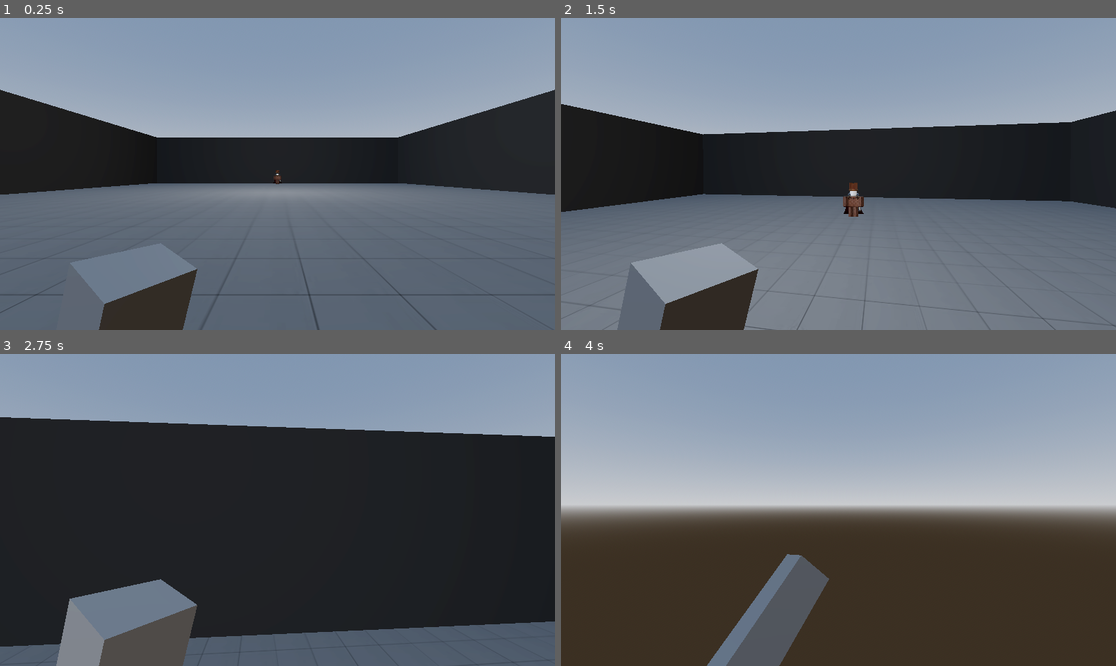
Above: before the commit, frames 1-4 (two rows, left to right).
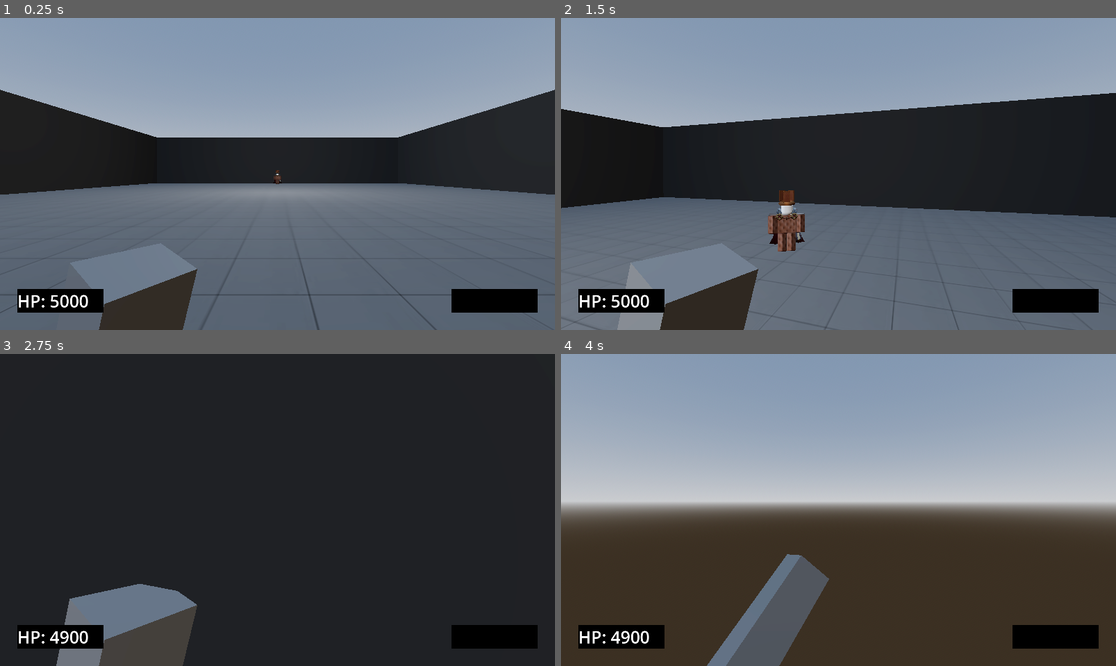
Above: after the commit, the same moments.

Repository: fantasticyeyplustiger/fantastic-boss-fight
Game: Godot game, scene res://Level/Level.tscn
Same seed, same stepped clock (60 frames per second), same inputs: the game is played once before the commit and once after it.
Inputs (mouse positions are in pixels of both pictures, inside the frame that each line leads up to):
- Up to frame 1 (0.25 s): no input
- Up to frame 2 (1.5 s): tap Enter at 0.5 s; move the mouse to (866, 174) at 0.52 s; hold W (up) from 0.53 s (still down); tap F (parry) at 0.6 s; tap Space (jump) at 0.77 s; move the mouse to (810, 174) at 1.27 s; tap Shift (dash) at 1.35 s
- Up to frame 3 (2.75 s): keep holding W (up); tap Space (jump) at 1.52 s; tap F (parry) at 1.55, 2.1 s; move the mouse to (288, 503) at 2.02 s
- Up to frame 4 (4 s): keep holding W (up); move the mouse to (832, 516) at 2.77 s; tap F (parry) at 2.85, 3.8 s; tap Space (jump) at 3.02, 3.77 s; move the mouse to (877, 513) at 3.52 s; hold Shift (dash) from 3.53 s (still down)

The runs differ from the first frame. In frame 1, 2.3% of the frame differs, in the area x 3-97%, y 86-95%; in frame 2, 16%; in frame 3, 33%, in the area x 0-100%, y 0-100%; in frame 4, 5.5%.

Commit message:
gui + shockwave fix

Diff:
--- a/fantastic-boss-fight/Boss/Boss.gd
+++ b/fantastic-boss-fight/Boss/Boss.gd
@@ -93,8 +93,8 @@
 	# ATTACK will no longer hit PLAYER
 	$AirChargePath/Hitbox.set_deferred("disabled", true)
 
+	SpawnObject.air_shockwave(global_position, global_rotation + Vector3(deg_to_rad(90.0), 0.0, 0.0))
 	global_position = target_position
-	SpawnObject.air_shockwave(target_position, global_rotation - Vector3(90.0, 0.0, 0.0))
 
 	walk_cooldown.start(0.2)
 	attack_cd_timer.start(0.25)
@@ -137,6 +137,7 @@
 	$Animations.play("charge")
 	await get_tree().create_timer(0.6).timeout
 	# ATTACK can now hit the PLAYER
+	SpawnObject.air_shockwave(global_position, global_rotation + Vector3(deg_to_rad(90.0), 0.0, 0.0))
 	charge_hitbox.set_deferred("disabled", false)
 	$ChargeLanding/LandingHitbox.set_deferred("disabled", false)
 
--- /dev/null
+++ b/fantastic-boss-fight/GUI/PlayerGUI.gd
@@ -0,0 +1,4 @@
+extends Control
+
+@onready var hp : Label = $MarginContainer/HealthContainer/Label
+@onready var parry : Label = $MarginContainer/ParryContainer/Label
--- /dev/null
+++ b/fantastic-boss-fight/GUI/PlayerGUI.tscn
@@ -0,0 +1,56 @@
+[gd_scene load_steps=2 format=3 uid="uid://15asvdbdowoj"]
+
+[ext_resource type="Script" uid="uid://3kifdeaxlnvs" path="res://GUI/PlayerGUI.gd" id="1_nr326"]
+
+[node name="PlayerGUI" type="Control"]
+layout_mode = 3
+anchors_preset = 15
+anchor_right = 1.0
+anchor_bottom = 1.0
+grow_horizontal = 2
+grow_vertical = 2
+script = ExtResource("1_nr326")
+
+[node name="ColorRect" type="ColorRect" parent="."]
+layout_mode = 2
+offset_left = 60.0
+offset_top = 938.0
+offset_right = 358.0
+offset_bottom = 1020.0
+color = Color(0, 0, 0, 1)
+
+[node name="ColorRect2" type="ColorRect" parent="."]
+layout_mode = 2
+offset_left = 1562.0
+offset_top = 938.0
+offset_right = 1860.0
+offset_bottom = 1020.0
+color = Color(0, 0, 0, 1)
+
+[node name="MarginContainer" type="MarginContainer" parent="."]
+layout_mode = 0
+offset_right = 1920.0
+offset_bottom = 1080.0
+theme_override_constants/margin_left = 60
+theme_override_constants/margin_top = 30
+theme_override_constants/margin_right = 60
+theme_override_constants/margin_bottom = 60
+
+[node name="HealthContainer" type="HBoxContainer" parent="MarginContainer"]
+layout_mode = 2
+size_flags_horizontal = 0
+size_flags_vertical = 8
+
+[node name="Label" type="Label" parent="MarginContainer/HealthContainer"]
+layout_mode = 2
+theme_override_font_sizes/font_size = 59
+text = "HP : "
+
+[node name="ParryContainer" type="HBoxContainer" parent="MarginContainer"]
+layout_mode = 2
+size_flags_horizontal = 8
+size_flags_vertical = 8
+
+[node name="Label" type="Label" parent="MarginContainer/ParryContainer"]
+layout_mode = 2
+theme_override_font_sizes/font_size = 59
--- a/fantastic-boss-fight/Level/SpawnedObjects/AirShockwave.tscn
+++ b/fantastic-boss-fight/Level/SpawnedObjects/AirShockwave.tscn
@@ -8,6 +8,45 @@
 ring_segments = 16
 
 [sub_resource type="StandardMaterial3D" id="StandardMaterial3D_xlq6t"]
+
+[sub_resource type="Animation" id="Animation_xlq6t"]
+length = 0.001
+tracks/0/type = "value"
+tracks/0/imported = false
+tracks/0/enabled = true
+tracks/0/path = NodePath(".:transparency")
+tracks/0/interp = 1
+tracks/0/loop_wrap = true
+tracks/0/keys = {
+"times": PackedFloat32Array(0),
+"transitions": PackedFloat32Array(1),
+"update": 0,
+"values": [0.0]
+}
+tracks/1/type = "value"
+tracks/1/imported = false
+tracks/1/enabled = true
+tracks/1/path = NodePath(".:scale")
+tracks/1/interp = 1
+tracks/1/loop_wrap = true
+tracks/1/keys = {
+"times": PackedFloat32Array(0),
+"transitions": PackedFloat32Array(1),
+"update": 0,
+"values": [Vector3(1, 1, 1)]
+}
+tracks/2/type = "value"
+tracks/2/imported = false
+tracks/2/enabled = true
+tracks/2/path = NodePath(".:mesh:inner_radius")
+tracks/2/interp = 1
+tracks/2/loop_wrap = true
+tracks/2/keys = {
+"times": PackedFloat32Array(0),
+"transitions": PackedFloat32Array(1),
+"update": 0,
+"values": [0.6]
+}
 
 [sub_resource type="Animation" id="Animation_e5xt6"]
 resource_name = "shockwave"
@@ -48,45 +87,6 @@
 "values": [0.6, 0.85]
 }
 
-[sub_resource type="Animation" id="Animation_xlq6t"]
-length = 0.001
-tracks/0/type = "value"
-tracks/0/imported = false
-tracks/0/enabled = true
-tracks/0/path = NodePath(".:transparency")
-tracks/0/interp = 1
-tracks/0/loop_wrap = true
-tracks/0/keys = {
-"times": PackedFloat32Array(0),
-"transitions": PackedFloat32Array(1),
-"update": 0,
-"values": [0.0]
-}
-tracks/1/type = "value"
-tracks/1/imported = false
-tracks/1/enabled = true
-tracks/1/path = NodePath(".:scale")
-tracks/1/interp = 1
-tracks/1/loop_wrap = true
-tracks/1/keys = {
-"times": PackedFloat32Array(0),
-"transitions": PackedFloat32Array(1),
-"update": 0,
-"values": [Vector3(1, 1, 1)]
-}
-tracks/2/type = "value"
-tracks/2/imported = false
-tracks/2/enabled = true
-tracks/2/path = NodePath(".:mesh:inner_radius")
-tracks/2/interp = 1
-tracks/2/loop_wrap = true
-tracks/2/keys = {
-"times": PackedFloat32Array(0),
-"transitions": PackedFloat32Array(1),
-"update": 0,
-"values": [0.6]
-}
-
 [sub_resource type="AnimationLibrary" id="AnimationLibrary_q2kbe"]
 _data = {
 &"RESET": SubResource("Animation_xlq6t"),
--- a/fantastic-boss-fight/Level/SpawnedObjects/RightArm.gd
+++ b/fantastic-boss-fight/Level/SpawnedObjects/RightArm.gd
@@ -10,7 +10,7 @@
 func _physics_process(_delta: float) -> void:
 	if toward_player:
 		velocity = (Global.player_position - global_position) * 5.5
-		velocity.y += 0.8
+		velocity.y += 0.8 # Add 0.8 because that's where the CAMERA of the player is
 		look_at(Global.player_position)
 	else:
 		velocity = target_direction * 50.0
@@ -37,7 +37,7 @@
 		target_direction = Global.front_of_player - Global.player_position
 		look_at(target_direction)
 	else:
-		explode(Node3D.new())
+		explode(Node3D.new()) # Node3D doesn't actually do anything, it's only because of the signal used
 
 func explode(_body : Node3D) -> void:
 	if not already_hit:
@@ -46,8 +46,6 @@
 	$Explosion.visible = true
 	set_physics_process(false)
 	$Animation.play("explosion")
-	print("exploding")
 
 func destroy_self(_anim_name : StringName) -> void:
-	print("destroying self")
 	queue_free()
--- a/fantastic-boss-fight/Player.gd
+++ b/fantastic-boss-fight/Player.gd
@@ -2,7 +2,7 @@
 
 const JUMP_VELOCITY : float = 9.0
 const GRAVITY : float = 19.6
-const WALK_SPEED : float = 15.0
+const WALK_SPEED : float = 25.0
 const SPRINT_SPEED : float = 25.0
 
 var SENSITIVITY : float = 0.003
@@ -20,6 +20,7 @@
 
 func _ready() -> void:
 	Input.set_mouse_mode(Input.MOUSE_MODE_CAPTURED)
+	$PlayerGUI.hp.text = "HP: " + str(int(roundf(health)))
 
 
 func _unhandled_input(event: InputEvent) -> void:
@@ -27,12 +28,9 @@
 		head.rotate_y(-event.relative.x * SENSITIVITY)
 		camera.rotate_x(-event.relative.y * SENSITIVITY)
 		camera.rotation.x = clampf(camera.rotation.x, deg_to_rad(-80), deg_to_rad(80))
-		$FrontOfBodyPivot.rotate_y(-event.relative.x * SENSITIVITY)
-		$FrontOfBodyPivot/SecondPivot.rotate_x(-event.relative.y * SENSITIVITY)
-		$FrontOfBodyPivot/SecondPivot.rotation.x = clampf(
-			$FrontOfBodyPivot/SecondPivot.rotation.x, deg_to_rad(-80), deg_to_rad(80)
-		)
 
+		$FrontOfBodyPivot.rotation.y = head.rotation.y
+		$FrontOfBodyPivot/SecondPivot.rotation.x = camera.rotation.x
 
 
 func _physics_process(delta: float) -> void:
@@ -84,11 +82,13 @@
 func get_hit(area: Area3D) -> void:
 	if not parrying or (parrying and not area.parryable):
 		health -= area.get_parent().damage
+		$PlayerGUI.hp.text = "HP: " + str(int(roundf(health)))
 
 		if area.knockback:
 			get_knockbacked(area.global_position, area.launch_up, area.knockback_power)
 	else:
-		print("successful parry")
+		$PlayerGUI.parry.text = "PARRIED!!!"
+		reset_parry_text()
 
 	if health <= 0.0:
 		can_move = false
@@ -102,3 +102,7 @@
 		velocity.y = 0.5
 
 	move_and_slide()
+
+func reset_parry_text() -> void:
+	await get_tree().create_timer(1.0).timeout
+	$PlayerGUI.parry.text = ""
--- a/fantastic-boss-fight/Player/Player.tscn
+++ b/fantastic-boss-fight/Player/Player.tscn
@@ -1,6 +1,7 @@
-[gd_scene load_steps=9 format=3 uid="uid://bc2fo8p0qyxuj"]
+[gd_scene load_steps=10 format=3 uid="uid://bc2fo8p0qyxuj"]
 
 [ext_resource type="Script" uid="uid://onliinci2kj1" path="res://Player.gd" id="1_3qydi"]
+[ext_resource type="PackedScene" uid="uid://15asvdbdowoj" path="res://GUI/PlayerGUI.tscn" id="2_q3lat"]
 
 [sub_resource type="CapsuleMesh" id="CapsuleMesh_3qydi"]
 
@@ -117,4 +118,7 @@
 &"": SubResource("AnimationLibrary_ddoul")
 }
 
+[node name="PlayerGUI" parent="." instance=ExtResource("2_q3lat")]
+mouse_filter = 2
+
 [connection signal="area_entered" from="Area3D" to="." method="get_hit"]
--- a/fantastic-boss-fight/project.godot
+++ b/fantastic-boss-fight/project.godot
@@ -20,6 +20,13 @@
 Global="*res://Global.gd"
 GlobalSpawner="*res://Level/GlobalSpawner.tscn"
 SpawnObject="*res://Level/SpawnObject.gd"
+
+[display]
+
+window/size/viewport_width=1920
+window/size/viewport_height=1080
+window/size/mode=3
+window/size/borderless=true
 
 [input]
 
Not shown, added: fantastic-boss-fight/GUI/PlayerGUI.gd.uid
